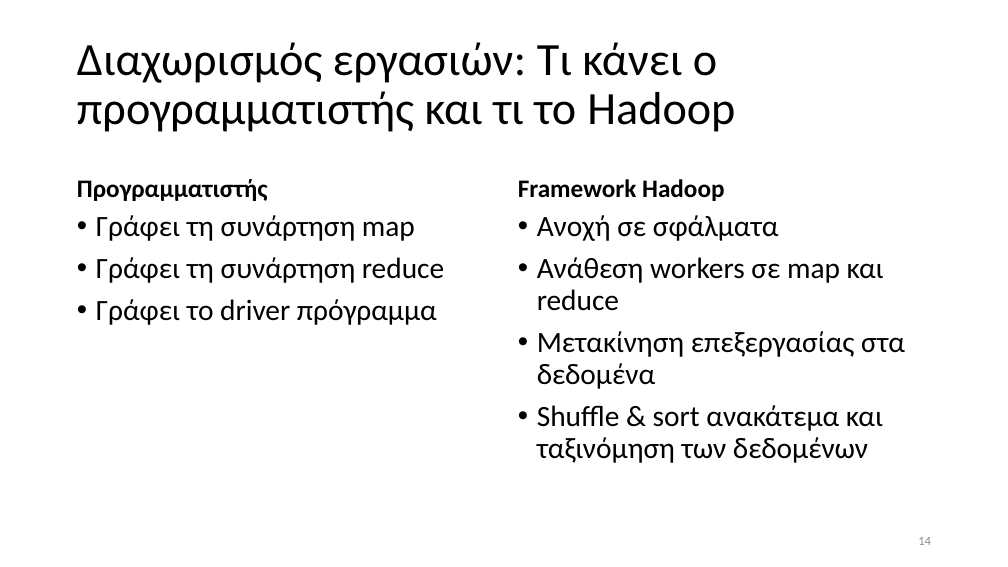
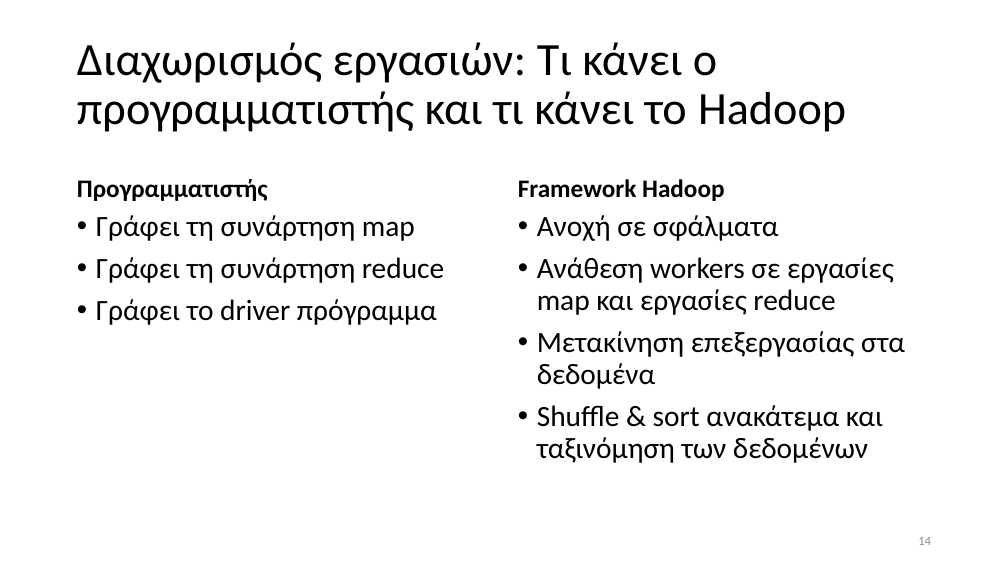
Before and after one commit to chgogos/big_data, a slide deck: slide 14 of 03. Apache Hadoop-Map Reduce.pptx. Drawn at 1008x567 pixels with LibreOffice and Linux fonts; fonts in the diff are those of the drawing. Boxes give left, top, right and bottom in pixels: in the first picture for what was removed or moved away, otherwise in the second. Text is boxed around its words. In the diff, an @@ line names an element or a change of style, - is before the commit and + after.

```diff
--- a/03. Apache Hadoop-Map Reduce.pptx
+++ b/03. Apache Hadoop-Map Reduce.pptx
@@ title at bbox=[77, 42, 846, 132]: text changed @@
-Διαχωρισμός εργασιών: Τι κάνει ο προγραμματιστής και τι το Hadoop
+Διαχωρισμός εργασιών: Τι κάνει ο προγραμματιστής και τι κάνει το Hadoop
@@ text at bbox=[537, 257, 894, 315]: text changed @@
-• Ανάθεση workers σε map και reduce
+• Ανάθεση workers σε εργασίες map και εργασίες reduce
```
Also in this commit, not shown: 4 other slides changed, 2 other files.
